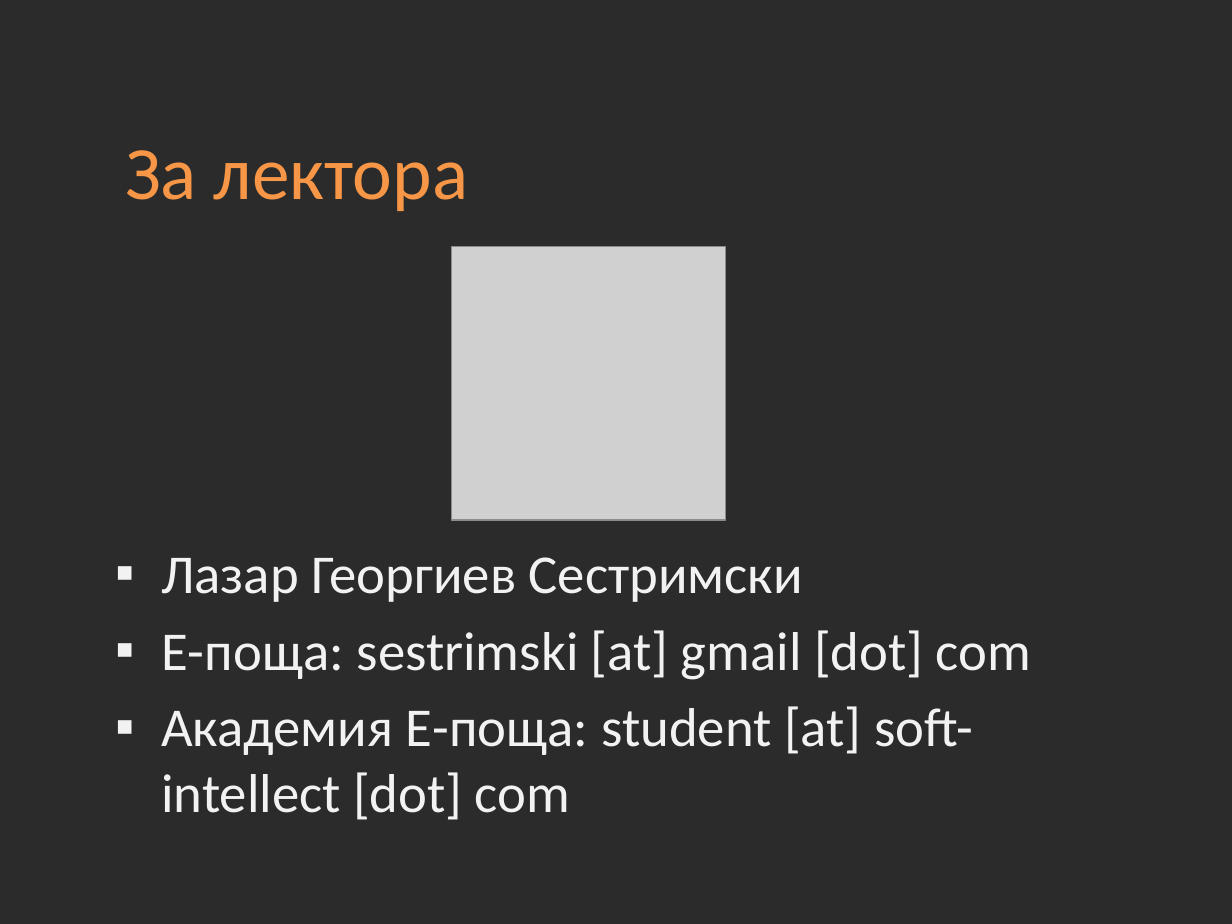
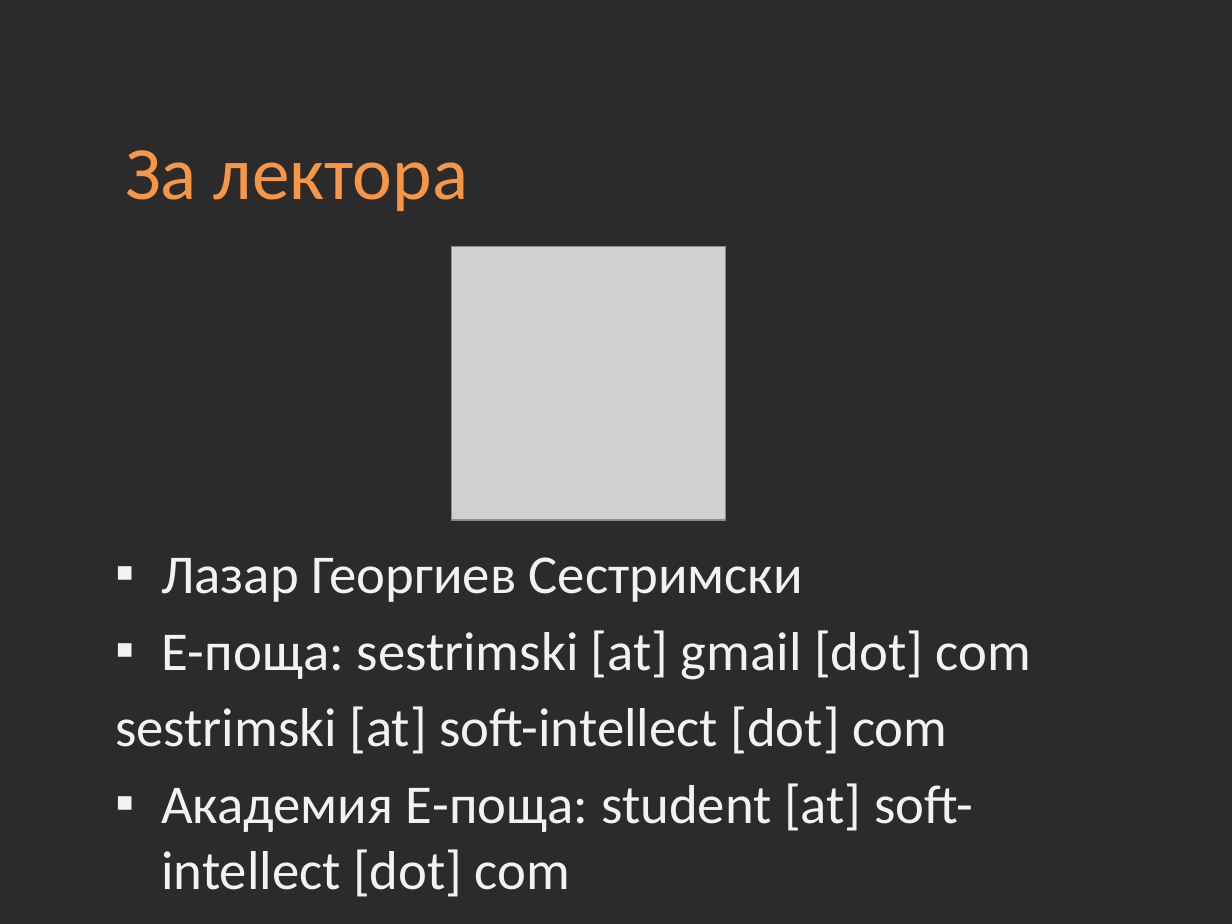
Before and after one commit to Academy-Soft-Intellect/Java-Course, a slide deck: slide 8 of 01-Introduction-into-Course.pptx (slide 5 before the commit). Drawn at 1232x924 pixels with LibreOffice and Linux fonts; fonts in the diff are those of the drawing; grey boxes stand for pictures; background and template pictures are left out; a plain dark background stands for a picture behind light text. Boxes give left, top, right and bottom in pixels: in the first picture for what was removed or moved away, otherwise in the second. Text is boxed around its words. In the diff, an @@ line names an element or a change of style, - is before the commit and + after.

```diff
--- a/01-Introduction-into-Course.pptx
+++ b/01-Introduction-into-Course.pptx
@@ text at bbox=[115, 706, 947, 754]: paragraph added @@
+sestrimski [at] soft-intellect [dot] com
```
Also in this commit, not shown: 1 other slide changed, 3 slides added.
